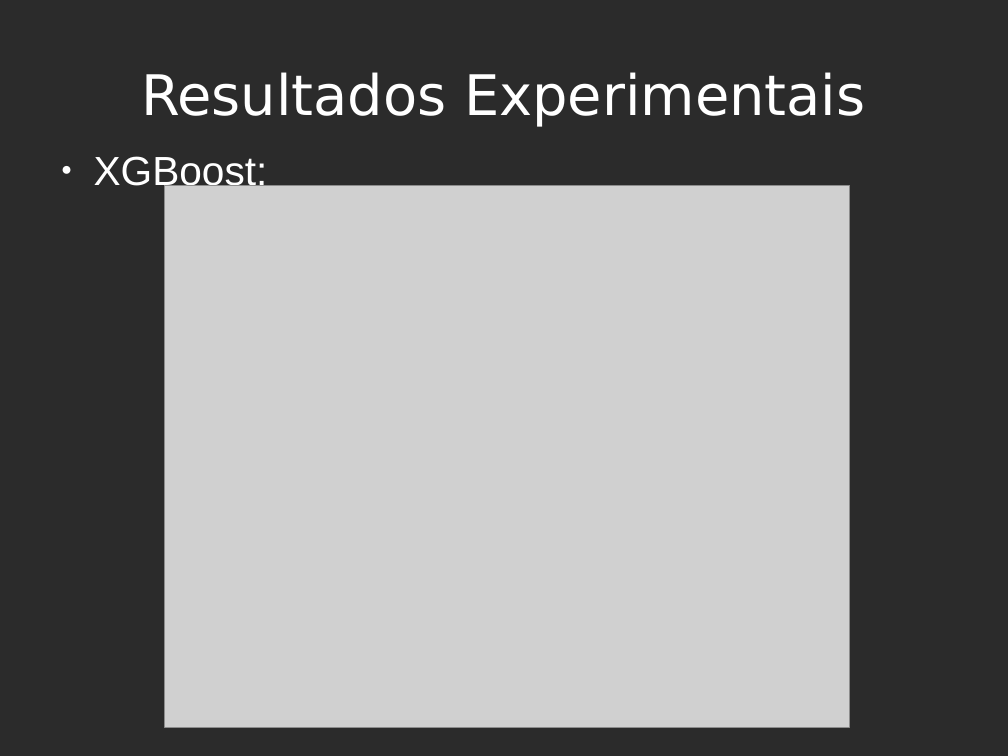
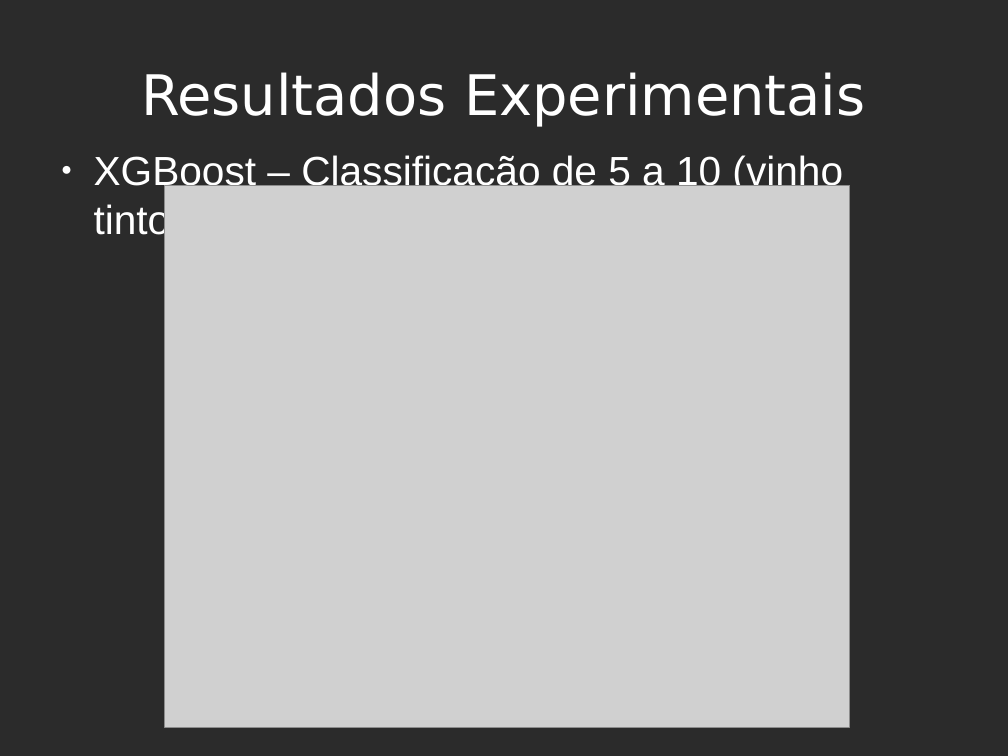
Before and after one commit to sdkgit123/RNA-atv3, a slide deck: slide 25 of RNA-apresentacao.odp (slide 19 before the commit). Drawn at 1008x756 pixels with LibreOffice and Linux fonts; fonts in the diff are those of the drawing; grey boxes stand for pictures; background and template pictures are left out; a plain dark background stands for a picture behind light text. Boxes give left, top, right and bottom in pixels: in the first picture for what was removed or moved away, otherwise in the second. Text is boxed around its words. In the diff, an @@ line names an element or a change of style, - is before the commit and + after.

```diff
--- a/RNA-apresentacao.odp
+++ b/RNA-apresentacao.odp
@@ text at <box>94,155,843,241</box>: text changed @@
-● XGBoost:
+● XGBoost – Classificação de 5 a 10 (vinho tinto):
```
Also in this commit, not shown: 10 other slides changed, 9 slides added, 1 other file.
